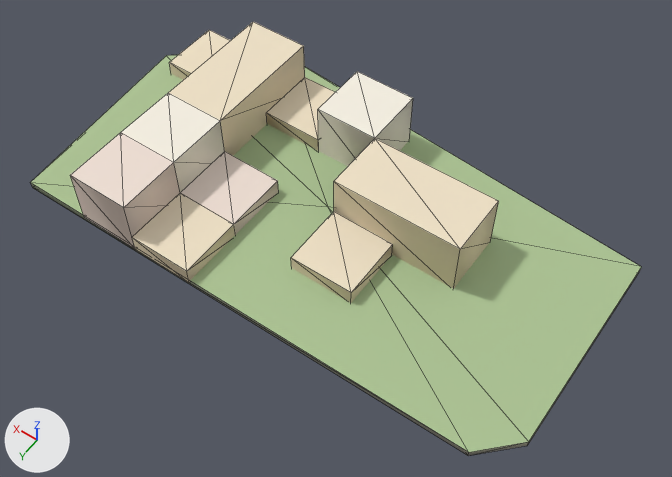
Renders of the glTF model godot_project/remake/sky/islands/SKY-056.lod2.glb from each side of a commit.
Both versions are drawn from a 50 mm lens placed at (-79.8, 105.6, 155.9), pointed at (-5.2, 1.0, -8.4). Lighting does not change. The marker at lower left points along +X, +Y and +Z. The older version comes first. Mesh edges are drawn as thin lines. Vertices at exactly the same position are counted once.

Names of what the first picture shows: 'deck', 'rock', 'warren_hull'.
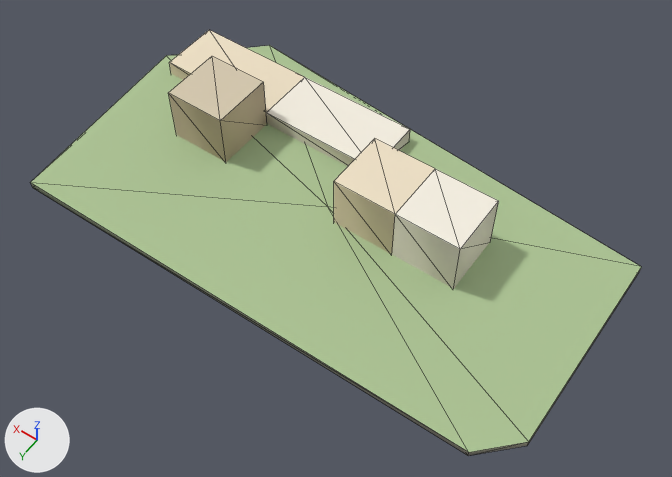
What differs and where, as boxes [x1, y1, x2, y2] in the pictures (672 x 477 px):
'warren_hull', reshaped (23% narrower, 8% shorter)
    before: [70, 22, 499, 303]
    after: [168, 30, 499, 289]
part 1 of me_warren_hull, cut back
    before: [70, 22, 499, 303]
    after: [168, 30, 499, 289]
part 2 of me_warren_hull, recoloured
    before: [454, 202, 499, 288]
    after: [168, 93, 499, 288]

Edits to the bpy script that builds the scene:
```text
Change me_warren_hull:
    used by ob_warren_hull; location = (0.0, 0.0, 0.0)
    remove me_warren_hull.from_pydata(...)  # 58 vertices, 100 faces; spans x -36.0..54.0, y -27.0..33.0, z -0.5..13.2
    add me_warren_hull.from_pydata(...)  # 30 vertices, 50 faces; spans x -36.0..54.0, y -27.0..3.0, z -0.5..13.2
    me_warren_hull part 1
    35 vertices are removed from x -21.0..39.0, y -27.0..33.0, z -0.5..13.2
    90 faces are deleted
    7 vertices are added at x -21.0..39.0, y -27.0..3.0, z -0.5..13.2
    40 new faces join them
    me_warren_hull part 2: 6 kept faces spanning x -36.0..39.0, y -27.0..3.0, z -0.5..13.2 get new vertex colours
```
